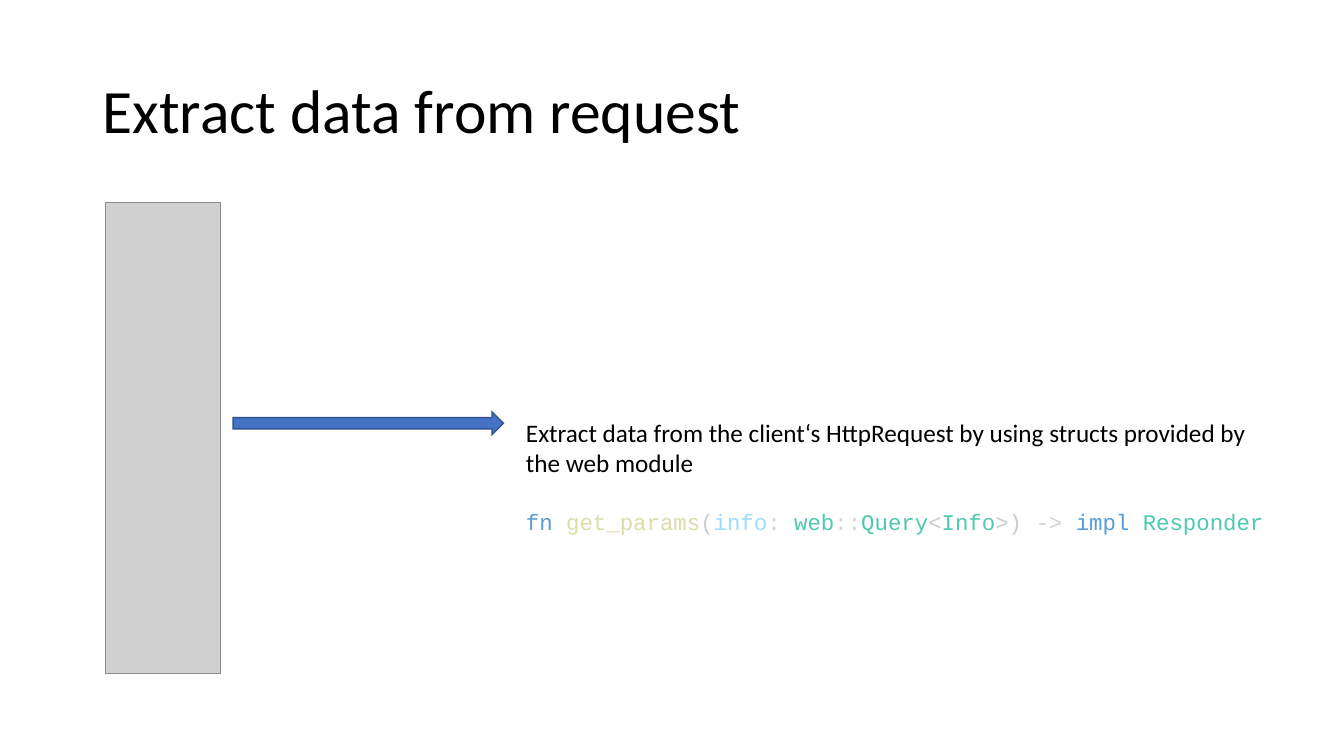
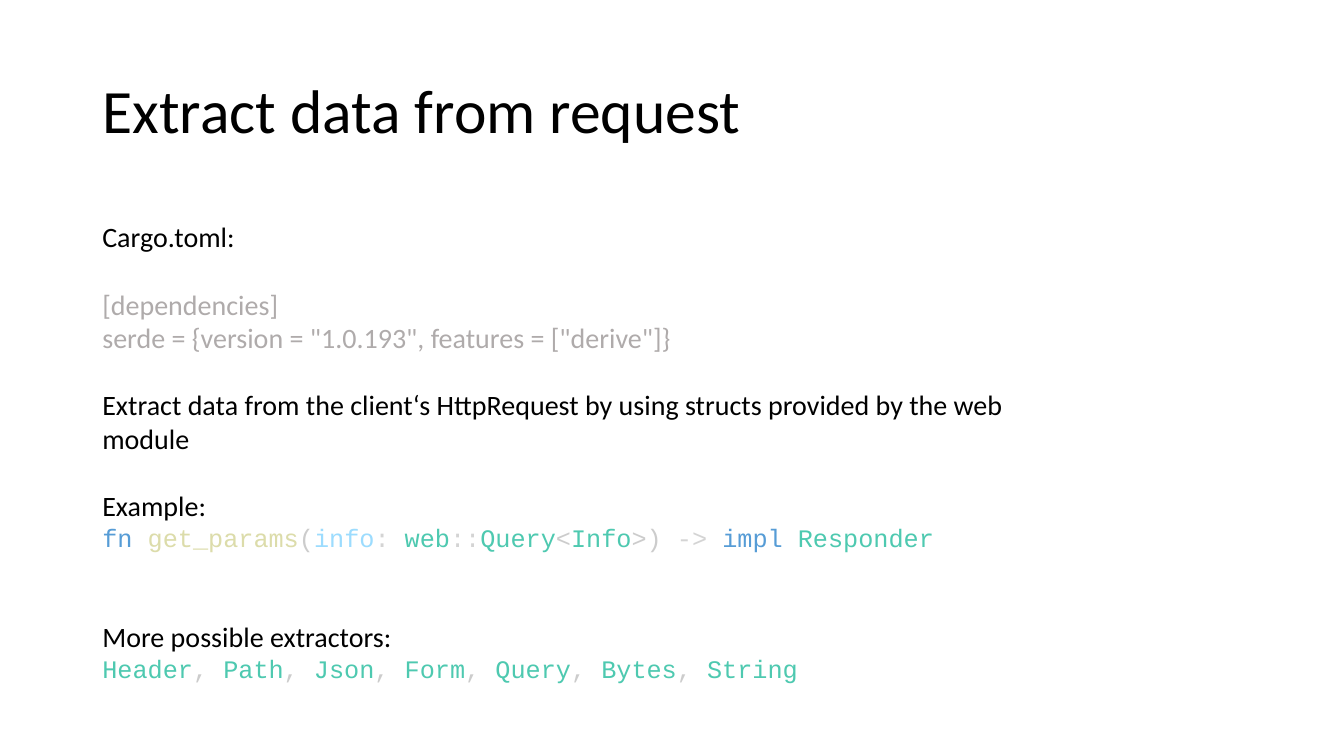
Before and after one commit to floscodes/actix_talk, a slide deck: slide 7 of Pres.pptx. Drawn at 1344x756 pixels with LibreOffice and Linux fonts; fonts in the diff are those of the drawing; grey boxes stand for pictures. Boxes give left, top, right and bottom in pixels: in the first picture for what was removed or moved away, otherwise in the second. Text is boxed around its words. In the diff, an @@ line names an element or a change of style, - is before the commit and + after.

```diff
--- a/Pres.pptx
+++ b/Pres.pptx
@@ picture removed at bbox=[106, 203, 221, 674] @@
@@ text "Cargo.toml:": place and size @@
-text "Cargo.toml:" at bbox=[526, 424, 1264, 535]
+text "Cargo.toml:" at bbox=[102, 227, 1002, 683]
@@ text at bbox=[102, 227, 671, 352]: paragraphs added @@
+Cargo.toml:
+[dependencies]
+serde = {version = "1.0.193", features = ["derive"]}
@@ text at bbox=[102, 395, 1002, 553]: size 18 to 20 pt in "Extract data from the client‘s HttpRequest by ..."; size 16 to 18 pt in "fn get_params(info: web::Query<Info>) -> impl Responder" @@
@@ right arrow removed at bbox=[233, 412, 503, 435] @@
@@ text at bbox=[102, 496, 206, 521]: paragraph added @@
+Example:
@@ text at bbox=[102, 627, 798, 683]: paragraphs added @@
+More possible extractors:
+Header, Path, Json, Form, Query, Bytes, String
```
Also in this commit, not shown: 2 other slides changed, 2 slides removed, 1 other file.
